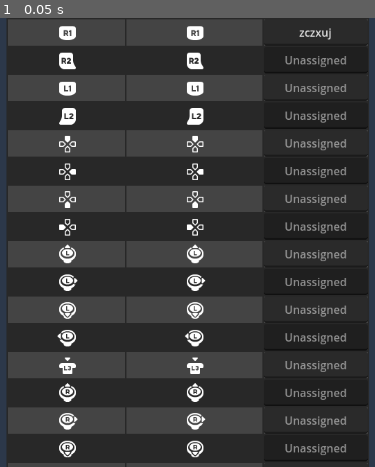
Above: before the commit, frame 1.
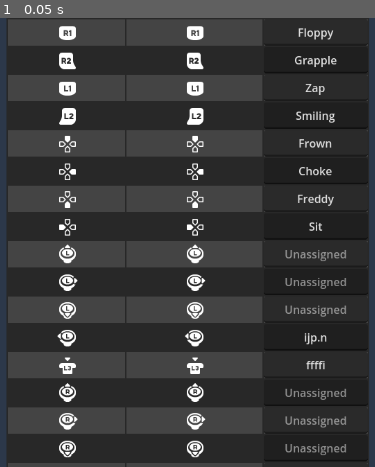
Above: after the commit, the same moment.

Repository: zacccharv/controller_configurator
Game: Godot game, scene res://game_scenes/main.tscn
The game is run twice, just before and just after one commit, with the same random seed, the same clock (stepped at 60 frames per second) and the same inputs.
Inputs:
- Up to frame 1 (0.05 s): no input

The runs differ from the first frame. In frame 1, 1.9% of the frame differs, in the area x 76-93%, y 2-79%.

Commit message:
fixed input config save AGAIN!

Diff:
--- a/_scripts/input_to_config_data.gd
+++ b/_scripts/input_to_config_data.gd
@@ -16,7 +16,7 @@
 
 		# Ensure all nested resources are unique and properly set up for saving
 		var config_copy = r_controller_config.duplicate(true) # Deep duplicate to ensure all nested resources are unique
-		config_copy.take_over_path(r_controller_config.resource_path)
+		config_copy.set_path_cache(r_controller_config.resource_path)
 
 		# Save the resource
 		var error = ResourceSaver.save(config_copy, r_controller_config.resource_path)
--- a/resources/controller_data/controller_cfg_00.tres
+++ b/resources/controller_data/controller_cfg_00.tres
@@ -36,7 +36,7 @@
 script = ExtResource("1_d7wt4")
 button = SubResource("Resource_t7411")
 remap_button = SubResource("Resource_7xefq")
-remap_action = ""
+remap_action = "Jump"
 remap_button_controller = [ExtResource("3_hogq5"), ExtResource("4_qwue1"), ExtResource("5_usj8x")]
 metadata/_custom_type_script = "uid://bgt8dvhd2y7us"
 
@@ -52,7 +52,7 @@
 script = ExtResource("1_d7wt4")
 button = SubResource("Resource_88vm6")
 remap_button = SubResource("Resource_wdo7v")
-remap_action = "LordyLordy"
+remap_action = "Scream"
 remap_button_controller = [ExtResource("3_hogq5"), ExtResource("4_qwue1"), ExtResource("5_usj8x")]
 metadata/_custom_type_script = "uid://bgt8dvhd2y7us"
 
@@ -68,7 +68,7 @@
 script = ExtResource("1_d7wt4")
 button = SubResource("Resource_b5w31")
 remap_button = SubResource("Resource_1vxi1")
-remap_action = "Jo"
+remap_action = "Hop"
 remap_button_controller = [ExtResource("3_hogq5"), ExtResource("4_qwue1"), ExtResource("5_usj8x")]
 metadata/_custom_type_script = "uid://bgt8dvhd2y7us"
 
@@ -84,7 +84,7 @@
 script = ExtResource("1_d7wt4")
 button = SubResource("Resource_c0iwb")
 remap_button = SubResource("Resource_xy80v")
-remap_action = "Triangle"
+remap_action = "Parry"
 remap_button_controller = [ExtResource("3_hogq5"), ExtResource("4_qwue1"), ExtResource("5_usj8x")]
 metadata/_custom_type_script = "uid://bgt8dvhd2y7us"
 
@@ -100,7 +100,7 @@
 script = ExtResource("1_d7wt4")
 button = SubResource("Resource_ss1dk")
 remap_button = SubResource("Resource_o8u4h")
-remap_action = "zczxuj"
+remap_action = "Floppy"
 remap_button_controller = [ExtResource("3_hogq5"), ExtResource("4_qwue1"), ExtResource("5_usj8x")]
 metadata/_custom_type_script = "uid://bgt8dvhd2y7us"
 
@@ -116,7 +116,7 @@
 script = ExtResource("1_d7wt4")
 button = SubResource("Resource_8sw5y")
 remap_button = SubResource("Resource_8e5ux")
-remap_action = ""
+remap_action = "Grapple"
 remap_button_controller = [ExtResource("3_hogq5"), ExtResource("4_qwue1"), ExtResource("5_usj8x")]
 metadata/_custom_type_script = "uid://bgt8dvhd2y7us"
 
@@ -132,7 +132,7 @@
 script = ExtResource("1_d7wt4")
 button = SubResource("Resource_a1ffn")
 remap_button = SubResource("Resource_3uypa")
-remap_action = ""
+remap_action = "Zap"
 remap_button_controller = [ExtResource("3_hogq5"), ExtResource("4_qwue1"), ExtResource("5_usj8x")]
 metadata/_custom_type_script = "uid://bgt8dvhd2y7us"
 
@@ -148,7 +148,7 @@
 script = ExtResource("1_d7wt4")
 button = SubResource("Resource_7xd6m")
 remap_button = SubResource("Resource_mrb40")
-remap_action = ""
+remap_action = "Smiling"
 remap_button_controller = [ExtResource("3_hogq5"), ExtResource("4_qwue1"), ExtResource("5_usj8x")]
 metadata/_custom_type_script = "uid://bgt8dvhd2y7us"
 
@@ -156,15 +156,15 @@
 script = ExtResource("2_i16m0")
 ps4_buttons = 9
 
-[sub_resource type="Resource" id="Resource_tr638"]
+[sub_resource type="Resource" id="Resource_d7wt4"]
 script = ExtResource("2_i16m0")
 ps4_buttons = 9
 
 [sub_resource type="Resource" id="Resource_a2wty"]
 script = ExtResource("1_d7wt4")
 button = SubResource("Resource_mw7ay")
-remap_button = SubResource("Resource_tr638")
-remap_action = ""
+remap_button = SubResource("Resource_d7wt4")
+remap_action = "Frown"
 remap_button_controller = [ExtResource("3_hogq5"), ExtResource("4_qwue1"), ExtResource("5_usj8x")]
 metadata/_custom_type_script = "uid://bgt8dvhd2y7us"
 
@@ -180,7 +180,7 @@
 script = ExtResource("1_d7wt4")
 button = SubResource("Resource_7hqqe")
 remap_button = SubResource("Resource_66upv")
-remap_action = ""
+remap_action = "Choke"
 remap_button_controller = [ExtResource("3_hogq5"), ExtResource("4_qwue1"), ExtResource("5_usj8x")]
 metadata/_custom_type_script = "uid://bgt8dvhd2y7us"
 
@@ -196,7 +196,7 @@
 script = ExtResource("1_d7wt4")
 button = SubResource("Resource_j88eu")
 remap_button = SubResource("Resource_1e03e")
-remap_action = ""
+remap_action = "Freddy"
 remap_button_controller = [ExtResource("3_hogq5"), ExtResource("4_qwue1"), ExtResource("5_usj8x")]
 metadata/_custom_type_script = "uid://bgt8dvhd2y7us"
 
@@ -212,7 +212,7 @@
 script = ExtResource("1_d7wt4")
 button = SubResource("Resource_4tg38")
 remap_button = SubResource("Resource_u87hy")
-remap_action = ""
+remap_action = "Sit"
 remap_button_controller = [ExtResource("3_hogq5"), ExtResource("4_qwue1"), ExtResource("5_usj8x")]
 metadata/_custom_type_script = "uid://bgt8dvhd2y7us"
 
@@ -276,23 +276,23 @@
 script = ExtResource("1_d7wt4")
 button = SubResource("Resource_mu7xy")
 remap_button = SubResource("Resource_86fx5")
-remap_action = ""
-remap_button_controller = [ExtResource("3_hogq5"), ExtResource("4_qwue1"), ExtResource("5_usj8x")]
-metadata/_custom_type_script = "uid://bgt8dvhd2y7us"
-
-[sub_resource type="Resource" id="Resource_cgdrc"]
+remap_action = "ijp.n"
+remap_button_controller = [ExtResource("3_hogq5"), ExtResource("4_qwue1"), ExtResource("5_usj8x")]
+metadata/_custom_type_script = "uid://bgt8dvhd2y7us"
+
+[sub_resource type="Resource" id="Resource_i16m0"]
 script = ExtResource("2_i16m0")
 ps4_buttons = 17
 
-[sub_resource type="Resource" id="Resource_a7u27"]
+[sub_resource type="Resource" id="Resource_hogq5"]
 script = ExtResource("2_i16m0")
 ps4_buttons = 17
 
 [sub_resource type="Resource" id="Resource_ai8u4"]
 script = ExtResource("1_d7wt4")
-button = SubResource("Resource_cgdrc")
-remap_button = SubResource("Resource_a7u27")
-remap_action = ""
+button = SubResource("Resource_i16m0")
+remap_button = SubResource("Resource_hogq5")
+remap_action = "ffffi"
 remap_button_controller = [ExtResource("3_hogq5"), ExtResource("4_qwue1"), ExtResource("5_usj8x")]
 metadata/_custom_type_script = "uid://bgt8dvhd2y7us"
 
@@ -356,7 +356,7 @@
 script = ExtResource("1_d7wt4")
 button = SubResource("Resource_m2fv0")
 remap_button = SubResource("Resource_2afn8")
-remap_action = ""
+remap_action = "fkhyi"
 remap_button_controller = [ExtResource("3_hogq5"), ExtResource("4_qwue1"), ExtResource("5_usj8x")]
 metadata/_custom_type_script = "uid://bgt8dvhd2y7us"
 
--- a/resources/controller_data/switch_test_cfg.tres
+++ b/resources/controller_data/switch_test_cfg.tres
@@ -1,12 +1,12 @@
-[gd_resource type="Resource" script_class="controller_config" load_steps=87 format=3]
-
-[ext_resource type="Script" path="res://_scripts/resource_classes/button_remap_row.gd" id="1_chvwr"]
-[ext_resource type="Script" path="res://_scripts/enumerations/switch_enums_holder.gd" id="2_ffb0s"]
-[ext_resource type="Resource" path="res://resources/controller_data/button_holders/switch_buttons.tres" id="3_i8q0q"]
-[ext_resource type="Resource" path="res://resources/controller_data/button_holders/mouse_buttons.tres" id="4_xsf1s"]
-[ext_resource type="Resource" path="res://resources/controller_data/button_holders/keyboard_keys.tres" id="5_uuimj"]
-[ext_resource type="Script" path="res://_scripts/resource_classes/controller_resource.gd" id="6_l2kr0"]
-[ext_resource type="Script" path="res://_scripts/resource_classes/controller_config.gd" id="7_eqsks"]
+[gd_resource type="Resource" script_class="controller_config" load_steps=87 format=3 uid="uid://bdc4ljmk5do11"]
+
+[ext_resource type="Script" uid="uid://bgt8dvhd2y7us" path="res://_scripts/resource_classes/button_remap_row.gd" id="1_chvwr"]
+[ext_resource type="Script" uid="uid://csrlq2uh0iwk5" path="res://_scripts/enumerations/switch_enums_holder.gd" id="2_ffb0s"]
+[ext_resource type="Resource" uid="uid://5x4kb6iy36w3" path="res://resources/controller_data/button_holders/switch_buttons.tres" id="3_i8q0q"]
+[ext_resource type="Resource" uid="uid://3r7c8ikj7vig" path="res://resources/controller_data/button_holders/mouse_buttons.tres" id="4_xsf1s"]
+[ext_resource type="Resource" uid="uid://84g3jho048rq" path="res://resources/controller_data/button_holders/keyboard_keys.tres" id="5_uuimj"]
+[ext_resource type="Script" uid="uid://q57uirpdejuf" path="res://_scripts/resource_classes/controller_resource.gd" id="6_l2kr0"]
+[ext_resource type="Script" uid="uid://n8xx2nkain1q" path="res://_scripts/resource_classes/controller_config.gd" id="7_eqsks"]
 
 [sub_resource type="Resource" id="Resource_httm5"]
 script = ExtResource("2_ffb0s")
Not shown: 1 places in game_scenes/main.tscn that only renumber resources
Not shown: 2 places in resources/controller_data/controller_cfg_00.tres that only renumber resources
